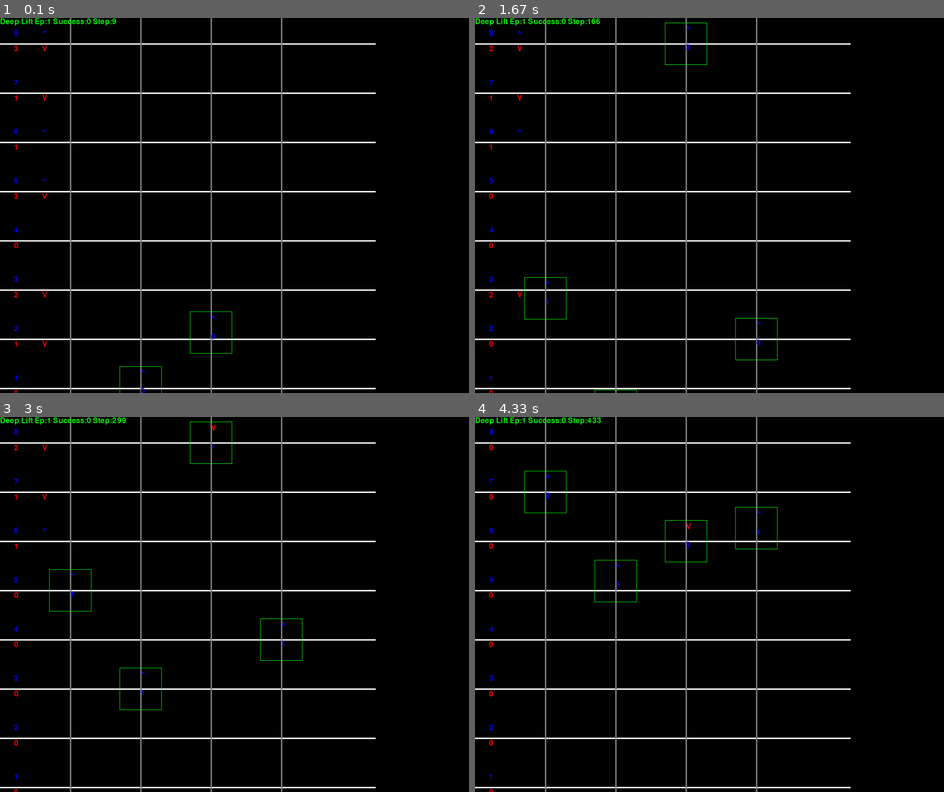
Above: before the commit, frames 1-4 (two rows, left to right).
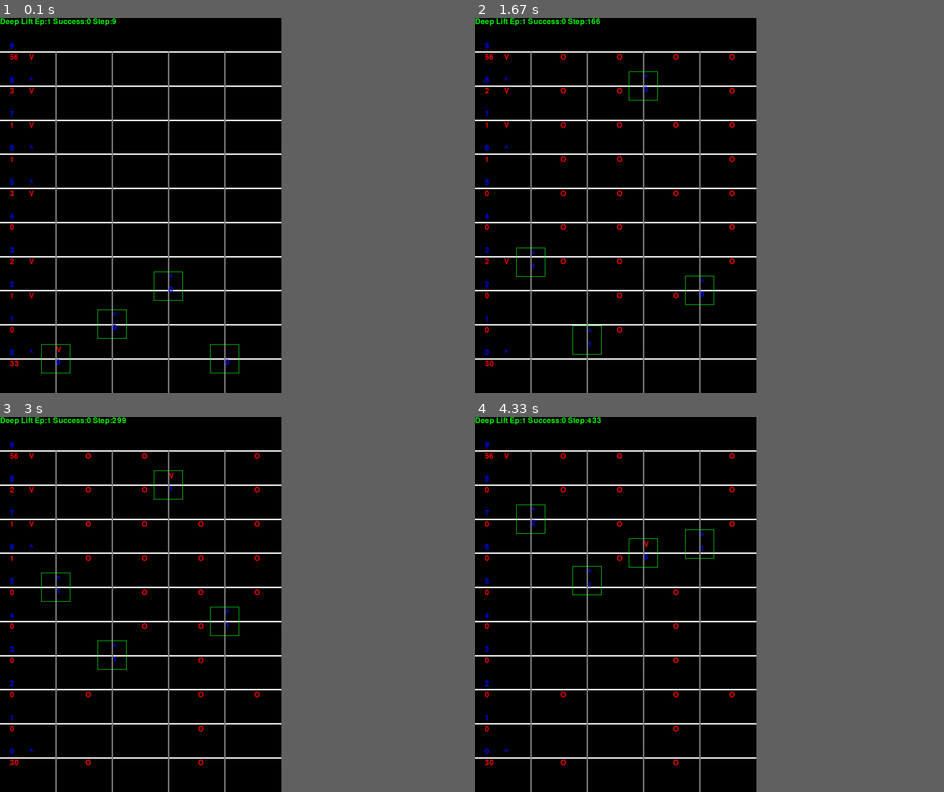
Above: after the commit, the same moments.

Repository: deep-lift/lift-env-pygame
Game: pygame game, started from env_main.py
Same seed, same stepped clock (60 frames per second), same inputs: the game is played once before the commit and once after it.
Inputs:
- Up to frame 1 (0.1 s): no input
- Up to frame 2 (1.67 s): no input
- Up to frame 3 (3 s): no input
- Up to frame 4 (4.33 s): no input
In our replay, the window is 900x720 before the commit and 540x720 after it. These sizes can differ from the game's own. Grey fills any space a smaller window leaves; there, only what the larger window draws over its background counts as a difference.

The runs differ from the first frame. In frame 1, 9.0% of the frame differs, in the area x 0-81%, y 0-100%; in frame 2, 9.4%; in frame 3, 9.5%; in frame 4, 9.3%.

Commit message:
렌더링 버그 수정(argslist 값 오류)

Diff:
--- a/argslist.py
+++ b/argslist.py
@@ -2,9 +2,13 @@
 
 pg.init()
 
-SCREEN_HEIGHT: int = 1000
-SCREEN_WIDTH: int = 800
-METER_PER_PIXEL: float = 30   # 미터당 픽셀
-LIFT_WIDTH = 5
+SCREEN_HEIGHT: int = 800
+SCREEN_WIDTH: int = 600
+
+#엘베 갯수와 층수에 맞게 상대적으로 셋팅시에 변경되어야 할 값인데
+#값이 변하질 않음 그래서 우선은 값을 계산해서 입력해준다..
+METER_PER_PIXEL: float = 20.779   # 미터당 픽셀
+LIFT_WIDTH = 5.775
+
 FONT = pg.font.Font('freesansbold.ttf', 16)
 FIXED_TIME = 0.1
--- a/building.py
+++ b/building.py
@@ -5,6 +5,7 @@
 from elevator import *
 from fsm import *
 from render import *
+from argslist import *
 
 
 class Lift(object):
@@ -726,3 +727,6 @@
                      [x, y],
                      [x, y + self.env.height * METER_PER_PIXEL], 3
                      )
+
+        if self.on:
+            DrawText(self.scr, x + METER_PER_PIXEL * 3, y + 3, 'O', RED)
--- a/env_main.py
+++ b/env_main.py
@@ -2,7 +2,7 @@
 from argslist import *
 
 def main():
-    env = elevator.ElevatorEnv(SCREEN_HEIGHT, SCREEN_WIDTH)
+    env = elevator.ElevatorEnv(SCREEN_WIDTH,SCREEN_HEIGHT)
 
     while not env.bd.is_done:
         env.step()
Not shown, changed: elevator.pyproj
